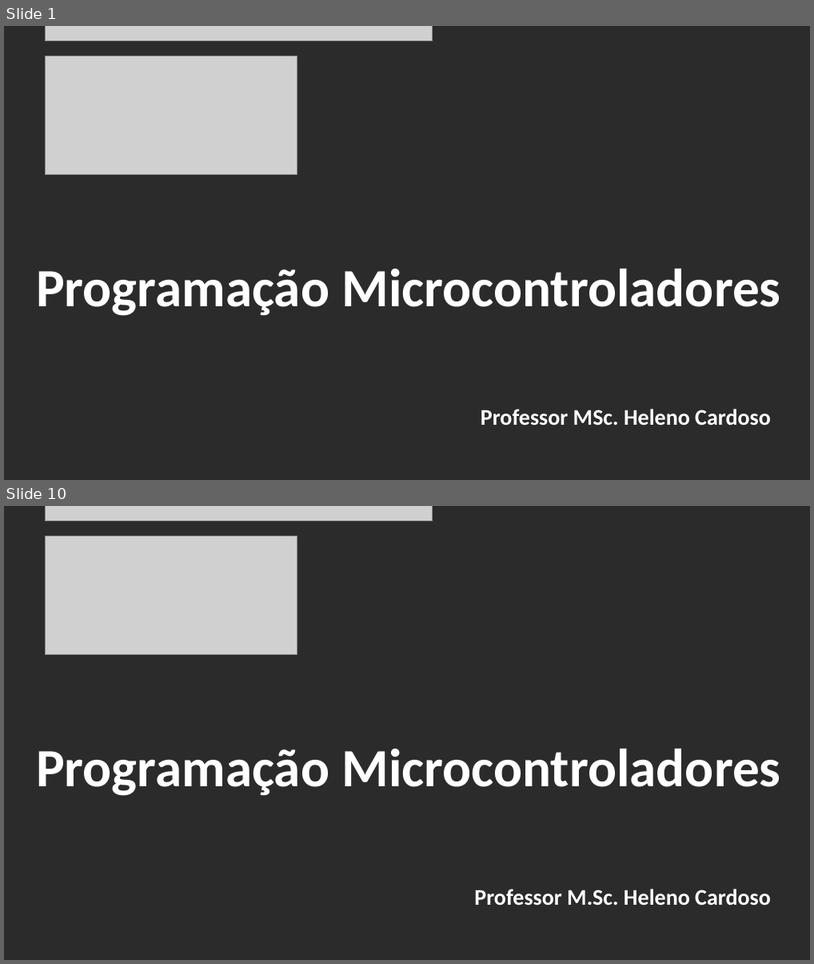
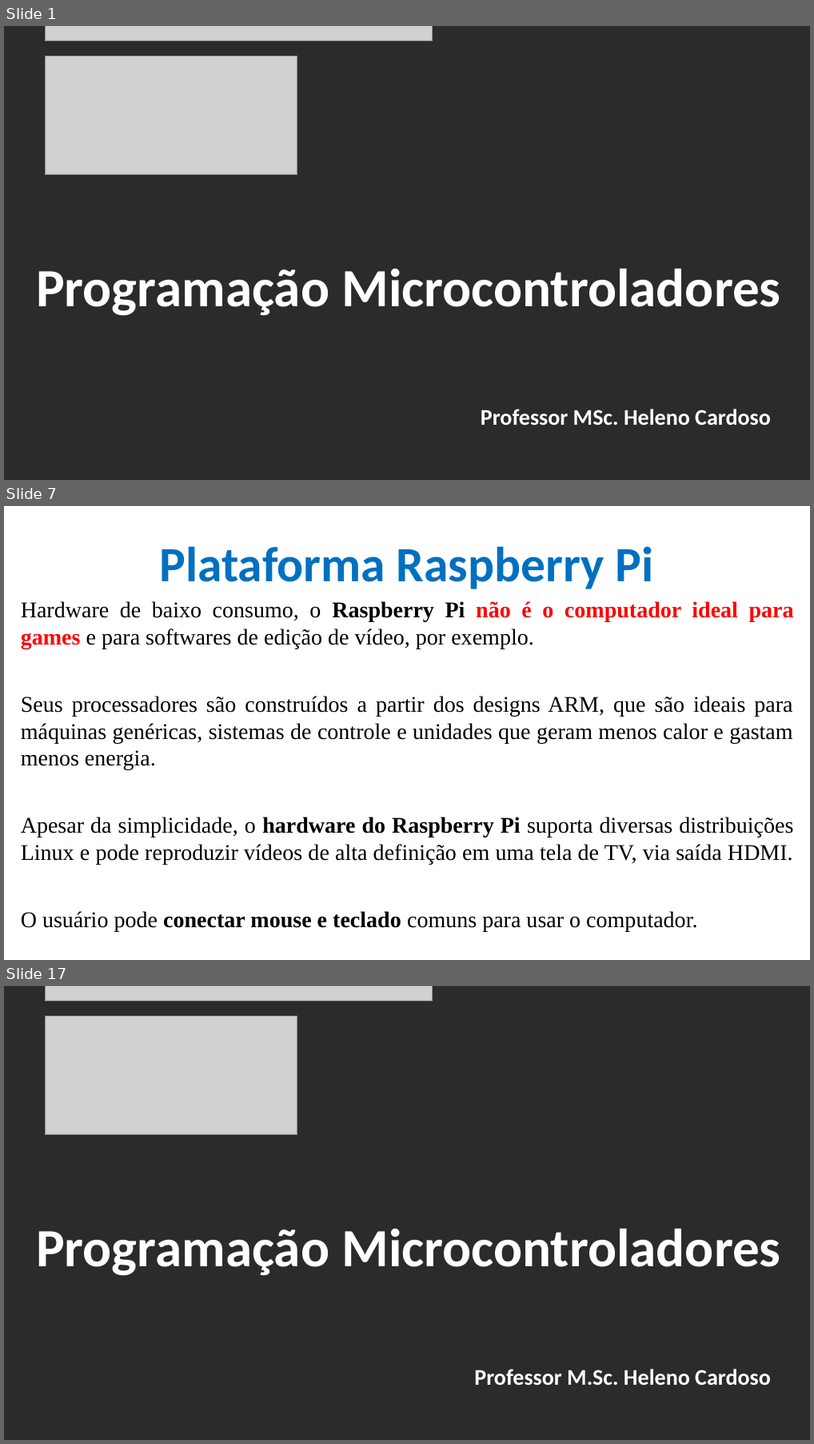
Before and after one commit to CloudEducationBrazil/WydenArea1ProgramacaoMicrocontroladores, a slide deck: 01 Classes/Aula 04 - Programação Microcontroladores - Arduíno Raspberry PI.pptx. Shown one above the other, each under a label of ours: slides 1 and 10 before the commit, slides 1, 7 and 17 after it; the slides between them are not shown. The pictures are 814x964 and 814x1444 pixels, drawn with LibreOffice and Linux fonts; fonts in the diff are those of the drawing; grey boxes stand for pictures; background and template pictures are left out; a plain dark background stands for a picture behind light text. Boxes give left, top, right and bottom in pixels: in the first picture for what was removed or moved away, otherwise in the second. Text is boxed around its words. In the diff, an @@ line names an element or a change of style, - is before the commit and + after.

```diff
--- a/01 Classes/Aula 04 - Programação Microcontroladores - Arduíno Raspberry PI.pptx
+++ b/01 Classes/Aula 04 - Programação Microcontroladores - Arduíno Raspberry PI.pptx
@@ slide 7 added at (4,506,810,960), background picture (left out) @@
@@ title added at (159,546,654,589), 44 pt, text #0070C0, bold @@
+Plataforma Raspberry Pi
@@ text added at (21,601,794,931), 20 pt, text #000000 @@
+Hardware de baixo consumo, o Raspberry Pi não é o computador ideal para games e para softwares de edição de vídeo, por exemplo.
+Seus processadores são construídos a partir dos designs ARM, que são ideais para máquinas genéricas, sistemas de controle e unidades que geram menos calor e gastam menos energia.
+Apesar da simplicidade, o hardware do Raspberry Pi suporta diversas distribuições Linux e pode reproduzir vídeos de alta definição em uma tela de TV, via saída HDMI.
+O usuário pode conectar mouse e teclado comuns para usar o computador.
@@ what was slide 10 is now slide 17 @@
```
Also in this commit, not shown: 6 slides changed, 8 other slides added, 2 slides removed.
